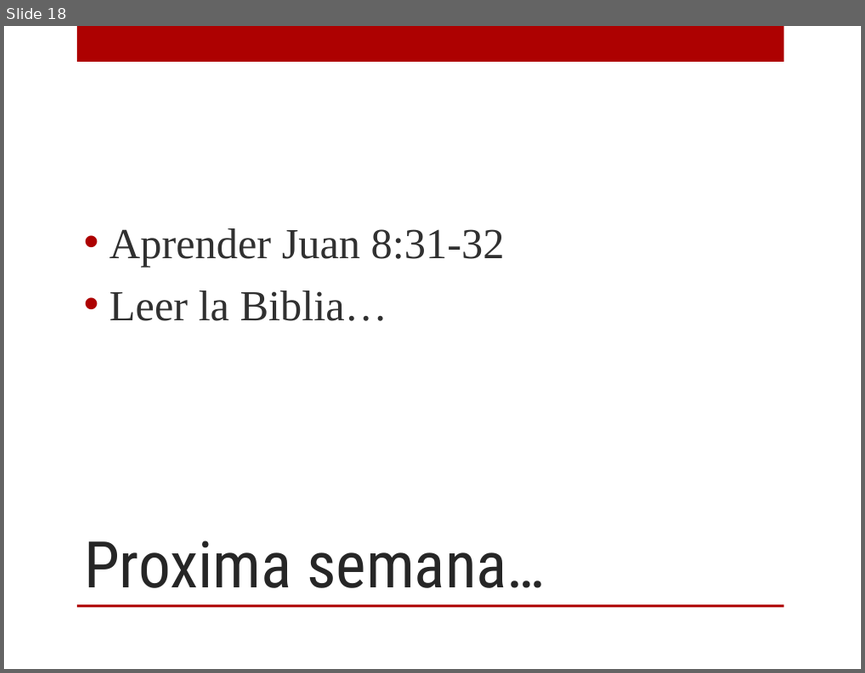
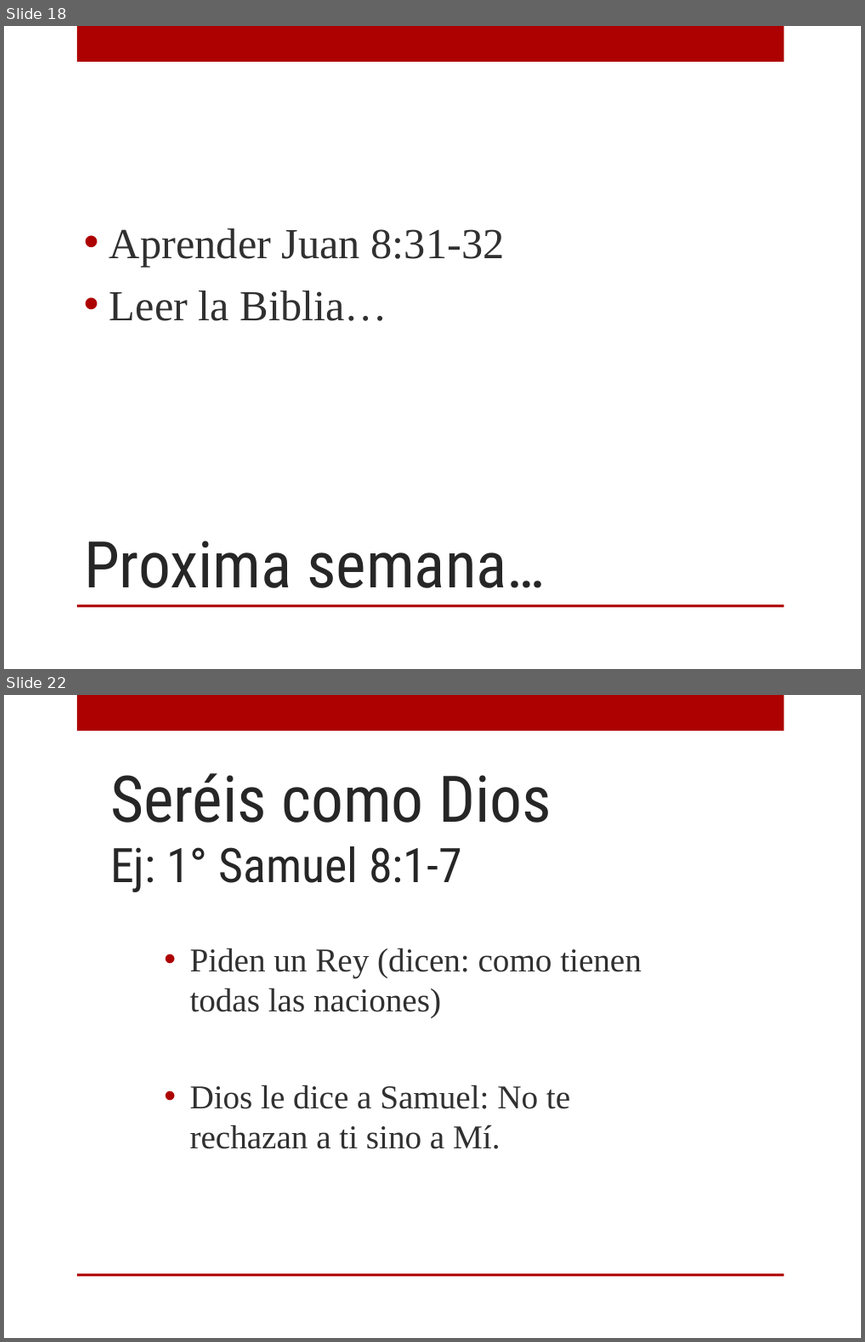
Before and after one commit to afols/iglesia, a slide deck: trunk/ iglesia --username adrianfols/Escuela Dominical/12 personajes/PPTs/Calse1_Eva.ppt. Shown one above the other, each under a label of ours: slide 18 before the commit, slides 18 and 22 after it; the slides between them are not shown. The pictures are 865x673 and 865x1342 pixels, drawn with LibreOffice and Linux fonts; fonts in the diff are those of the drawing; background and template pictures are left out. Boxes give left, top, right and bottom in pixels: in the first picture for what was removed or moved away, otherwise in the second. Text is boxed around its words. In the diff, an @@ line names an element or a change of style, - is before the commit and + after.

```diff
--- a/trunk/ iglesia --username adrianfols/Escuela Dominical/12 personajes/PPTs/Calse1_Eva.ppt
+++ b/trunk/ iglesia --username adrianfols/Escuela Dominical/12 personajes/PPTs/Calse1_Eva.ppt
@@ slide 22 added at <box>4,695,861,1338</box>, background picture (left out); not listed: 2 template elements that a slide beside it also shows @@
@@ title added at <box>110,773,551,892</box>, 40 pt, text #262626 @@
+Seréis como Dios
+Ej: 1° Samuel 8:1-7
@@ text added at <box>190,947,642,1149</box>, 28 pt, text #303030 @@
+• Piden un Rey (dicen: como tienen todas las naciones)
+• Dios le dice a Samuel: No te rechazan a ti sino a Mí.
```
Also in this commit, not shown: 7 other slides added, 1 other file.
